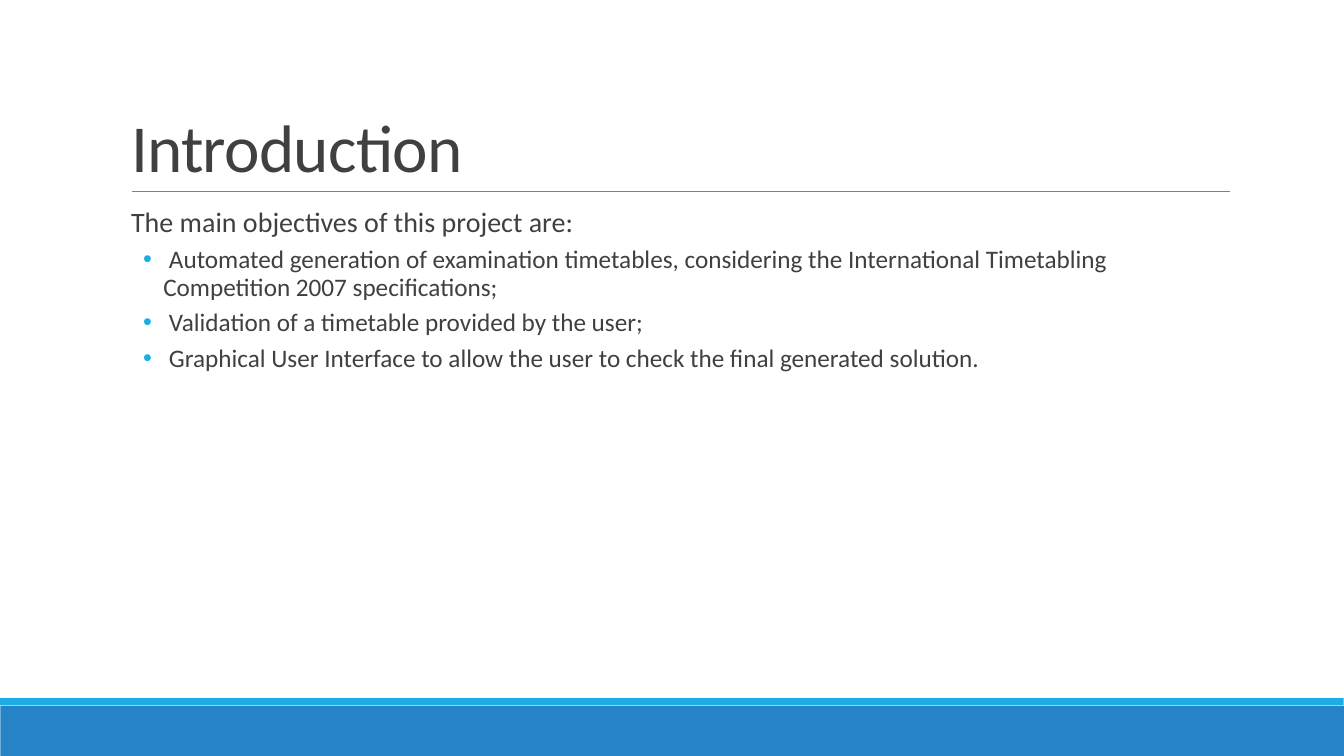
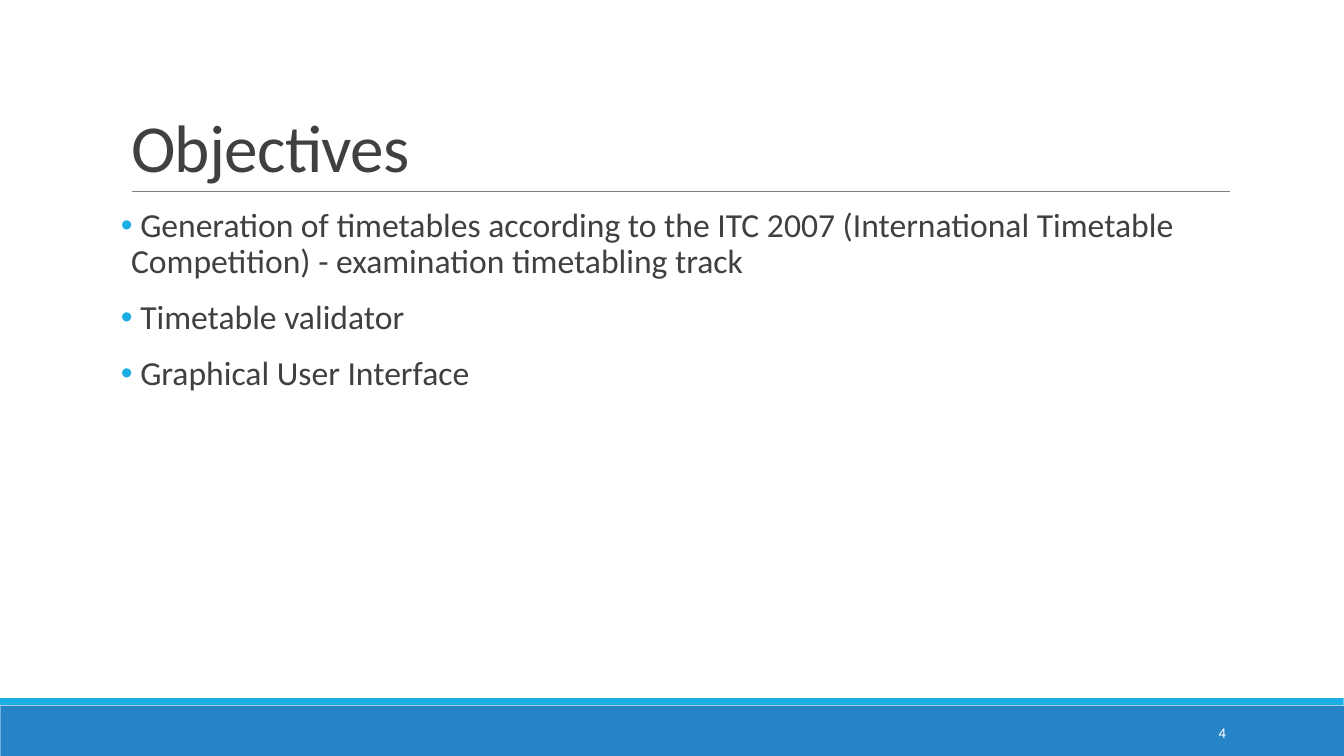
Before and after one commit to devilsdante/isel-examtimetabling-2014-2015, a slide deck: slide 4 of doc/Apresentação Oral/Examination Timetabling Automation using Hybrid Meta-heuristics.pptx. Drawn at 1344x756 pixels with LibreOffice and Linux fonts; fonts in the diff are those of the drawing. Boxes give left, top, right and bottom in pixels: in the first picture for what was removed or moved away, otherwise in the second. Text is boxed around its words. In the diff, an @@ line names an element or a change of style, - is before the commit and + after.

```diff
--- a/doc/Apresentação Oral/Examination Timetabling Automation using Hybrid Meta-heuristics.pptx
+++ b/doc/Apresentação Oral/Examination Timetabling Automation using Hybrid Meta-heuristics.pptx
@@ title at (131,125,409,184): text changed @@
-Introduction
+Objectives
@@ text at (131,212,1173,391): text changed; size 18 to 24 pt @@
-  The main objectives of this project are:
-  • Automated generation of examination timetables, considering the International Timetabling Competition 2007 specifications;
-  • Validation of a timetable provided by the user;
-  • Graphical User Interface to allow the user to check the final generated solution.
+• Generation of timetables according to the ITC 2007 (International Timetable Competition) - examination timetabling track
+• Timetable validator
+• Graphical User Interface
@@ page number added at (1219,728,1226,738), 10.5 pt, text #FFFFFF @@
+4
```
Also in this commit, not shown: 20 other slides changed, 2 slides added, 9 slides removed, 14 other files.
